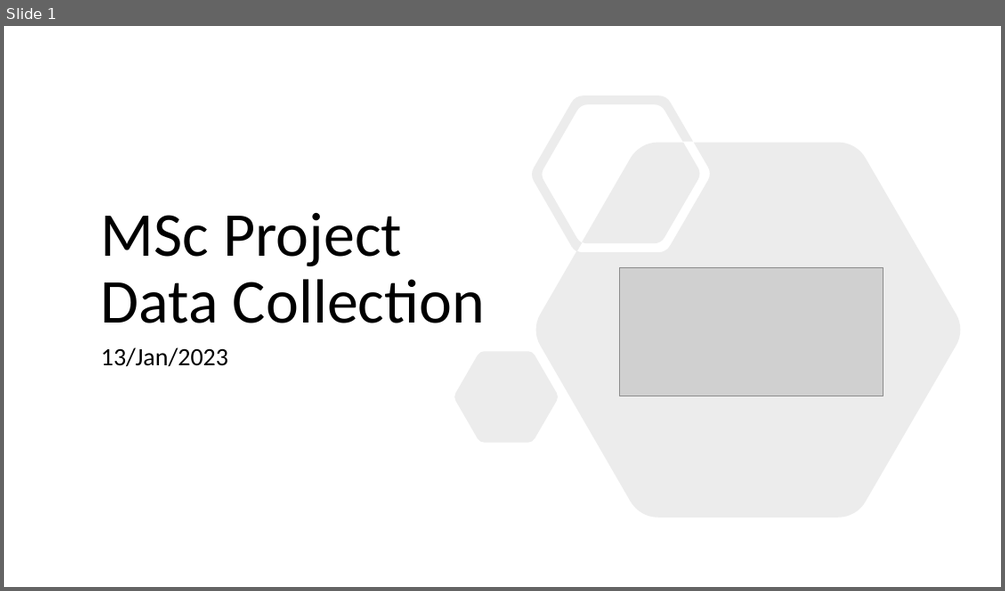
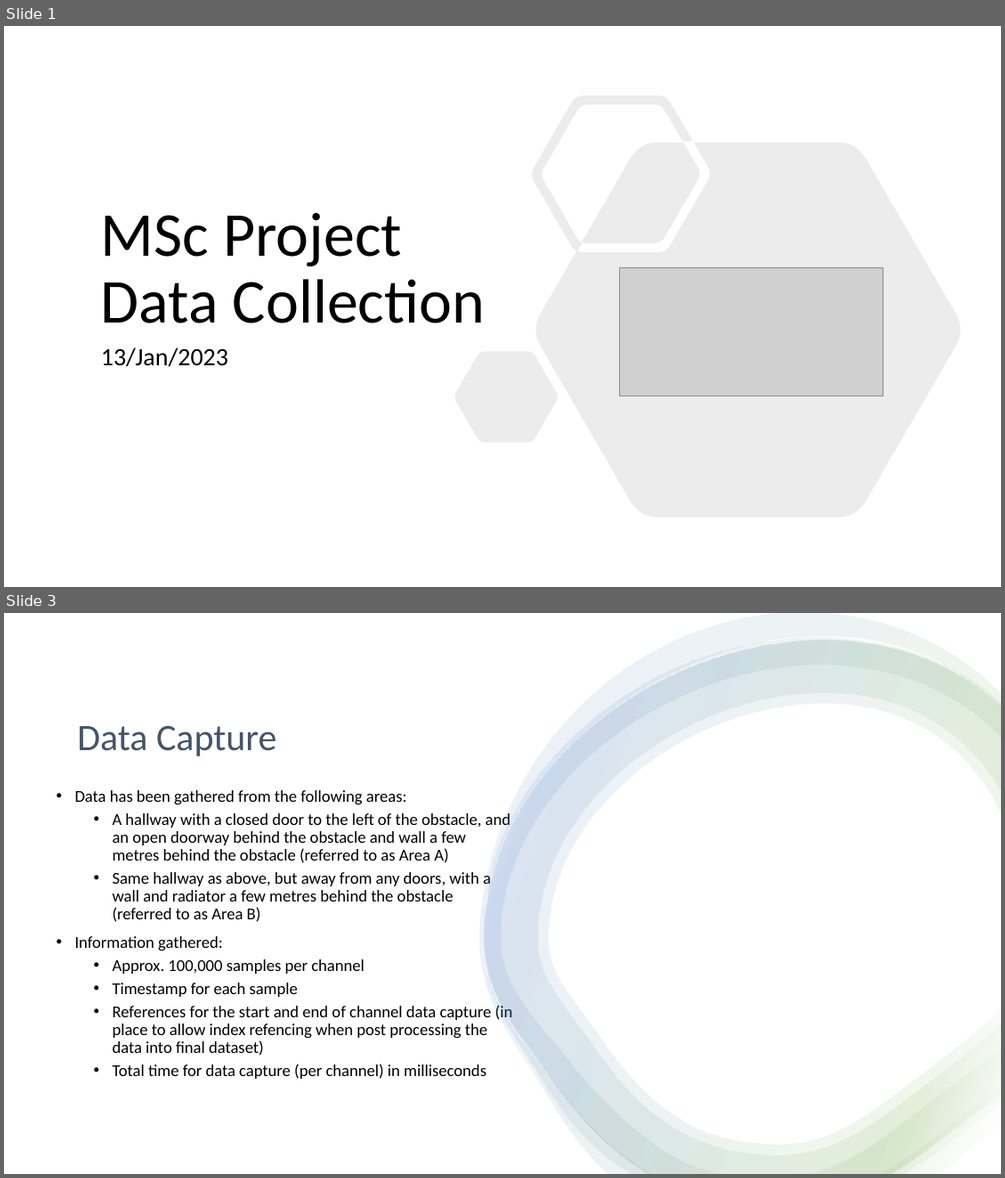
Before and after one commit to ofithcheallaigh/masters_project, a slide deck: Documentation/Presentations/Supervisor Meetings/update_130123.pptx. Shown one above the other, each under a label of ours: slide 1 before the commit, slides 1 and 3 after it; the slides between them are not shown. The pictures are 1005x591 and 1005x1178 pixels, drawn with LibreOffice and Linux fonts; fonts in the diff are those of the drawing; grey boxes stand for pictures. Boxes give left, top, right and bottom in pixels: in the first picture for what was removed or moved away, otherwise in the second. Text is boxed around its words. In the diff, an @@ line names an element or a change of style, - is before the commit and + after.

Commit message:
updating presentation with matlab plots of data

```diff
--- a/Documentation/Presentations/Supervisor Meetings/update_130123.pptx
+++ b/Documentation/Presentations/Supervisor Meetings/update_130123.pptx
@@ slide 3 added at [4,613,1001,1174], background #FFFFFF @@
@@ rectangle added at [4,613,1001,1174], fill #FFFFFF @@
@@ group added at [479,613,1001,1174]: 4 freeform shapes @@
@@ title added at [77,725,276,756], 36 pt, text #44546A @@
+Data Capture
@@ text added at [75,790,513,1078], 16 pt, text #000000 @@
+• Data has been gathered from the following areas:
+  • A hallway with a closed door to the left of the obstacle, and an open doorway behind the obstacle and wall a few metres behind the obstacle (referred to as Area A)
+  • Same hallway as above, but away from any doors, with a wall and radiator a few metres behind the obstacle (referred to as Area B)
+• Information gathered:
+  • Approx. 100,000 samples per channel
+  • Timestamp for each sample
+  • References for the start and end of channel data capture (in place to allow index refencing when post processing the data into final dataset)
+  • Total time for data capture (per channel) in milliseconds
```
Also in this commit, not shown: 1 slide changed, 8 other slides added.
